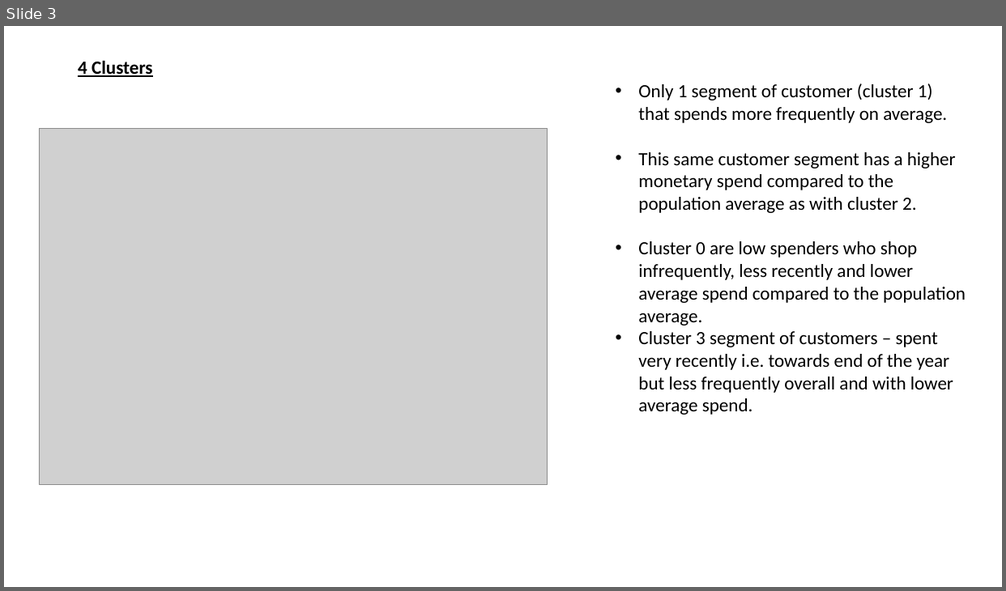
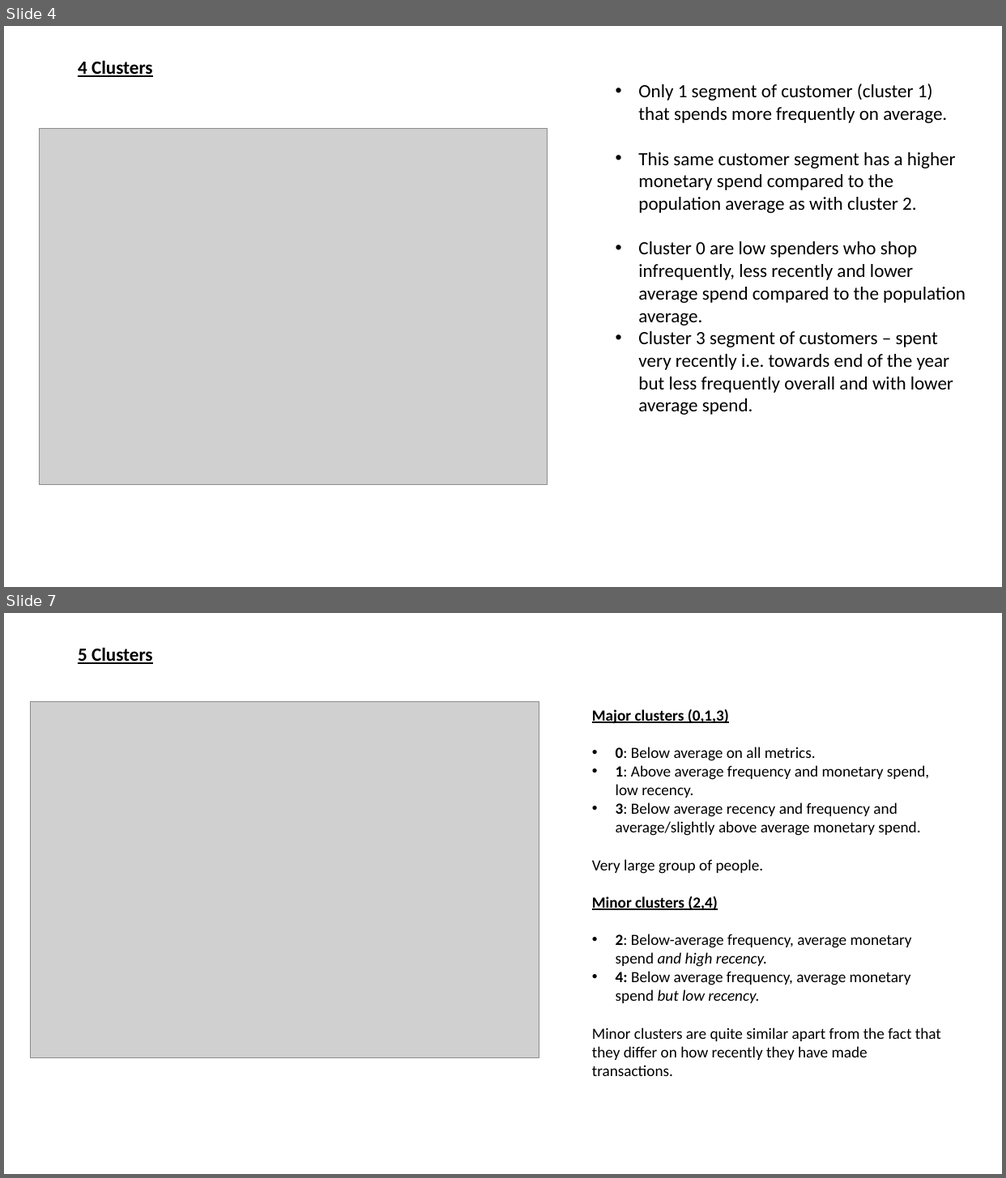
Before and after one commit to UoB-DSMP-2023-24/dsmp-2024-group-38, a slide deck: RFM Analysis of Results.pptx. Shown one above the other, each under a label of ours: slide 3 before the commit, slides 4 and 7 after it; the slides between them are not shown. The pictures are 1006x591 and 1006x1178 pixels, drawn with LibreOffice and Linux fonts; fonts in the diff are those of the drawing; grey boxes stand for pictures. Boxes give left, top, right and bottom in pixels: in the first picture for what was removed or moved away, otherwise in the second. Text is boxed around its words. In the diff, an @@ line names an element or a change of style, - is before the commit and + after.

Commit message:
Added more analysis for 5 clusters data

```diff
--- a/RFM Analysis of Results.pptx
+++ b/RFM Analysis of Results.pptx
@@ slide 7 added at box(4, 613, 1002, 1174), background #FFFFFF @@
@@ text added at box(78, 647, 153, 664), 18 pt, text #000000, bold, underline @@
+5 Clusters
@@ picture added at box(30, 702, 539, 1059) @@
@@ text added at box(592, 709, 941, 1076), 15 pt, text #000000 @@
+Major clusters (0,1,3)
+• 0: Below average on all metrics.
+• 1: Above average frequency and monetary spend, low recency.
+• 3: Below average recency and frequency and average/slightly above average monetary spend.
+Very large group of people.
+Minor clusters (2,4)
+• 2: Below-average frequency, average monetary spend and high recency.
+• 4: Below average frequency, average monetary spend but low recency.
+Minor clusters are quite similar apart from the fact that they differ on how recently they have made transactions.
@@ what was slide 3 is now slide 4 @@
```
Also in this commit, not shown: 2 slides changed, 4 other slides added, 1 slide removed, 1 other file.
